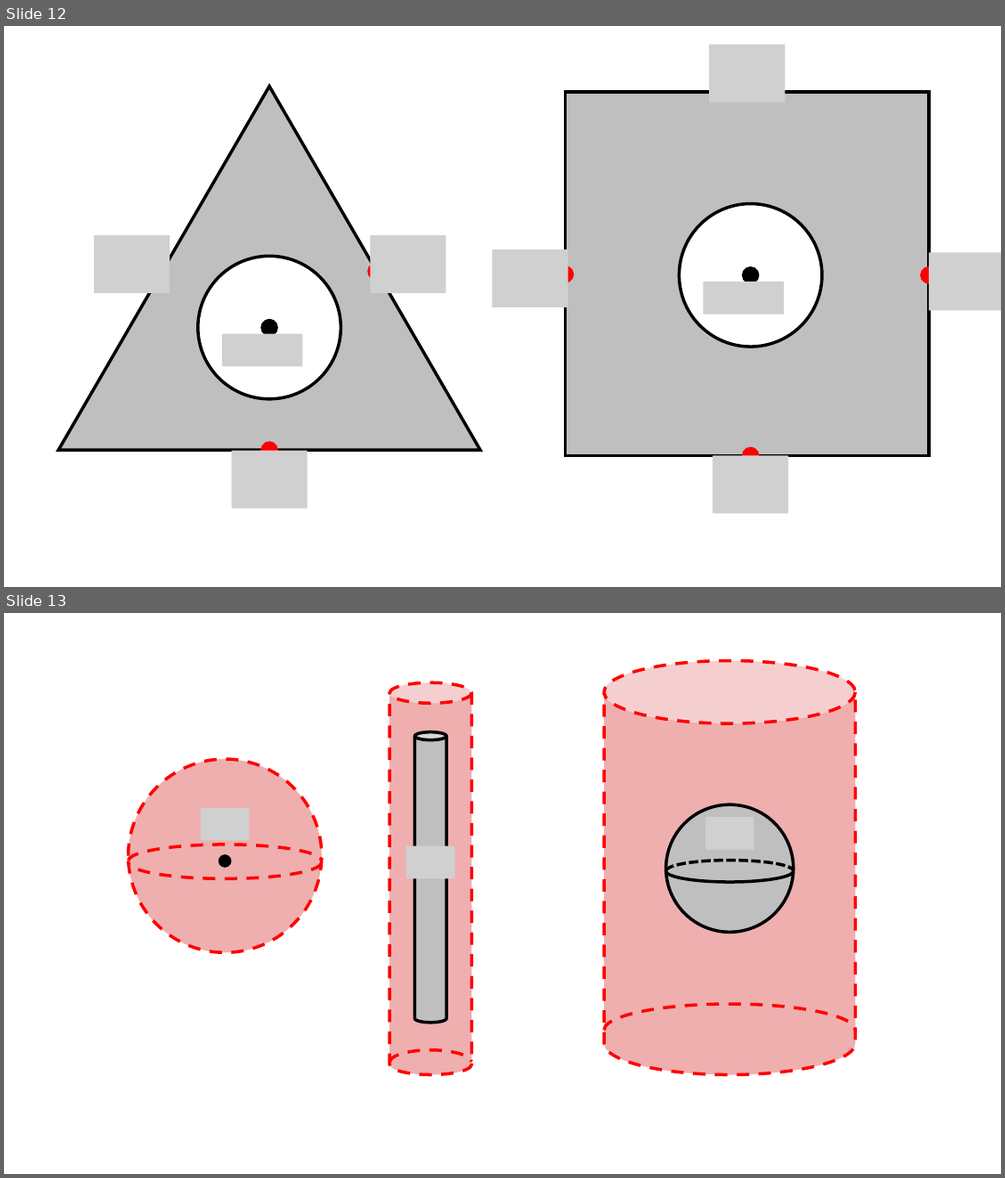
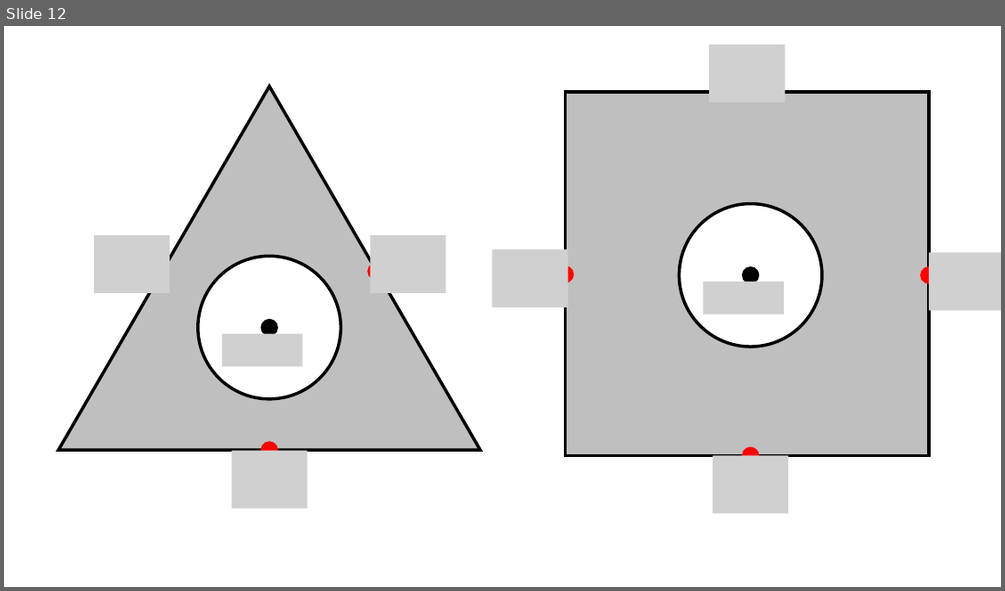
Before and after one commit to OSTP/PhysicsArtofModelling, a slide deck: tex/figures/Gauss/Figures.pptx. Shown one above the other, each under a label of ours: slides 12 and 13 before the commit, slide 12 after it. The pictures are 1005x1178 and 1005x591 pixels, drawn with LibreOffice and Linux fonts; fonts in the diff are those of the drawing; grey boxes stand for pictures. Boxes give left, top, right and bottom in pixels: in the first picture for what was removed or moved away, otherwise in the second. Text is boxed around its words. In the diff, an @@ line names an element or a change of style, - is before the commit and + after.

```diff
--- a/tex/figures/Gauss/Figures.pptx
+++ b/tex/figures/Gauss/Figures.pptx
@@ slide 13 removed at [4, 613, 1001, 1174], background #FFFFFF @@
@@ ellipse removed at [128, 759, 322, 952] @@
@@ picture removed at [201, 807, 250, 840] @@
@@ group removed at [604, 661, 855, 1075]: 3 arc (boxed as its full ellipse)s, 1 cylinder, 1 ellipse, 1 picture @@
@@ arc (boxed as its full ellipse) removed at [128, 845, 322, 878] @@
@@ arc (boxed as its full ellipse) removed at [128, 844, 322, 877] @@
@@ group removed at [389, 682, 472, 1075]: 2 cylinders, 1 arc (boxed as its full ellipse), 1 picture @@
@@ ellipse removed at [220, 856, 230, 866] @@
```
Also in this commit, not shown: 2 slides changed, 1 slide added, 8 other files.
